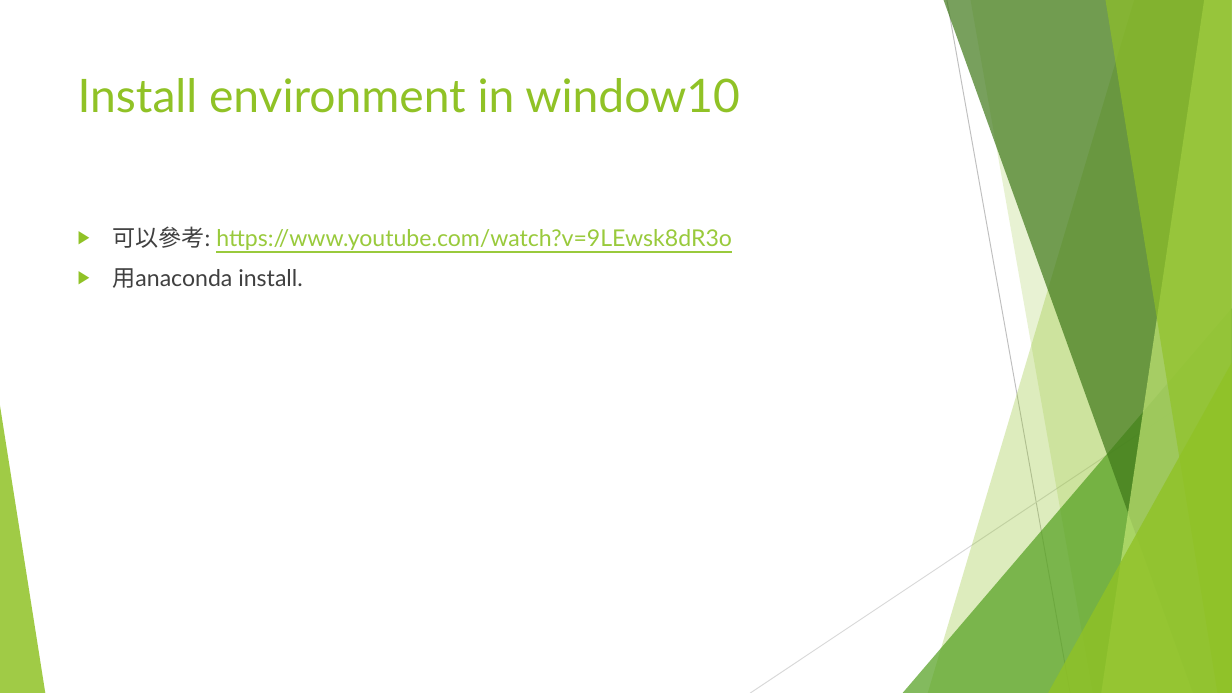
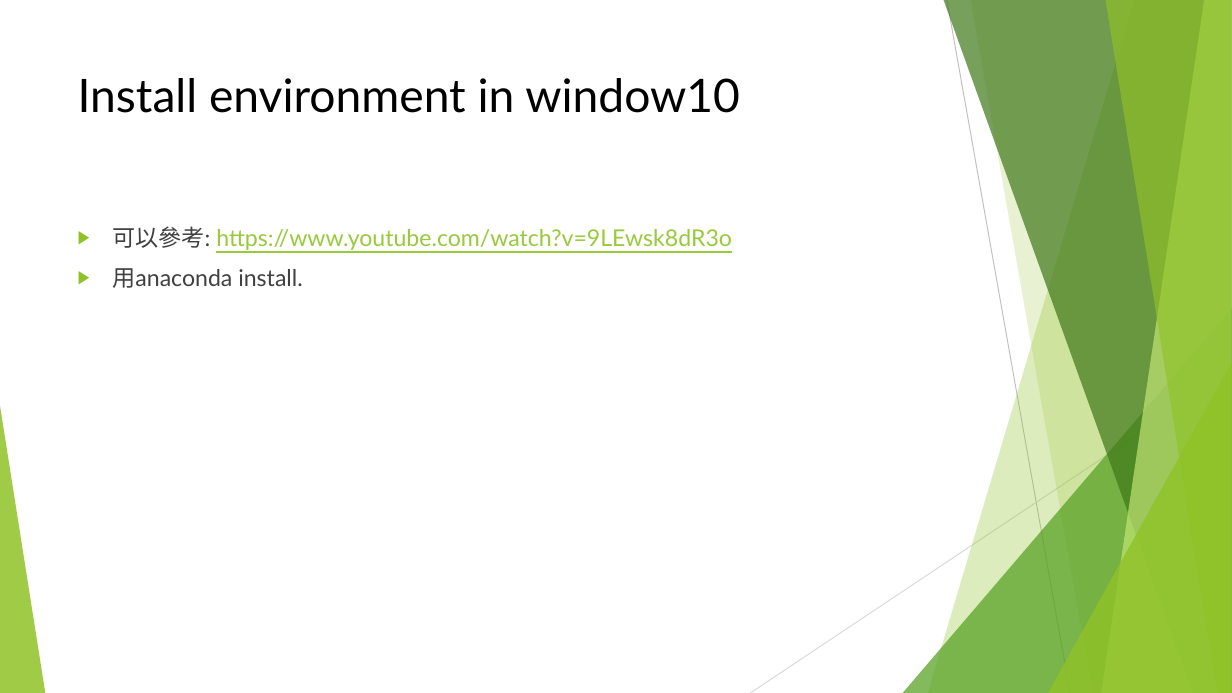
Before and after one commit to Scott-S-Lin/NTUT_PhD, a slide deck: slide 3 of Google TensorFlow 2.pptx. Drawn at 1232x693 pixels with LibreOffice and Linux fonts; fonts in the diff are those of the drawing. Boxes give left, top, right and bottom in pixels: in the first picture for what was removed or moved away, otherwise in the second. Text is boxed around its words. In the diff, an @@ line names an element or a change of style, - is before the commit and + after.

```diff
--- a/Google TensorFlow 2.pptx
+++ b/Google TensorFlow 2.pptx
@@ title "Install environment in window10" at (78,78,740,113): text colour #90C226 to #000000 @@
```
Also in this commit, not shown: 3 other slides changed, 1 slide added.
